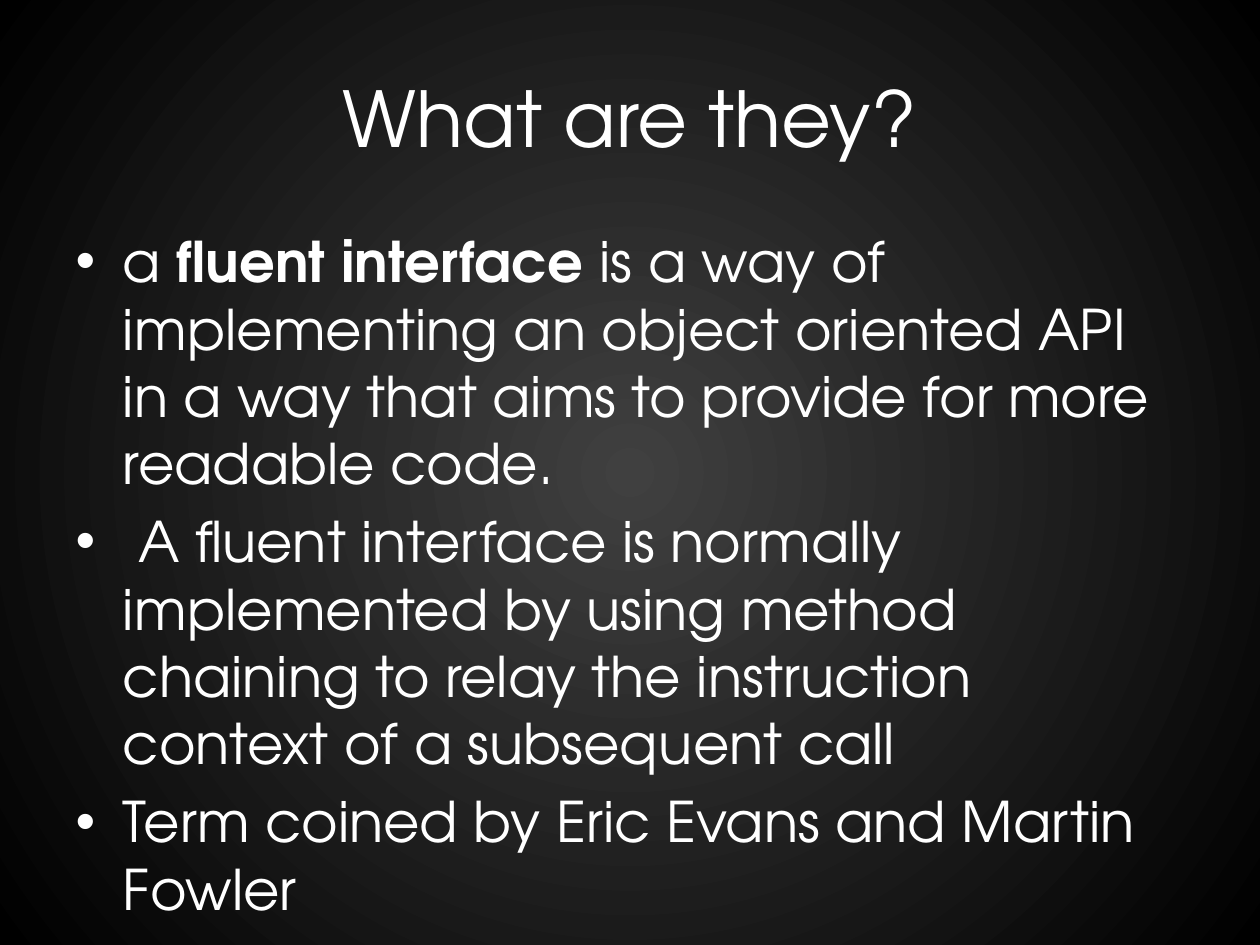
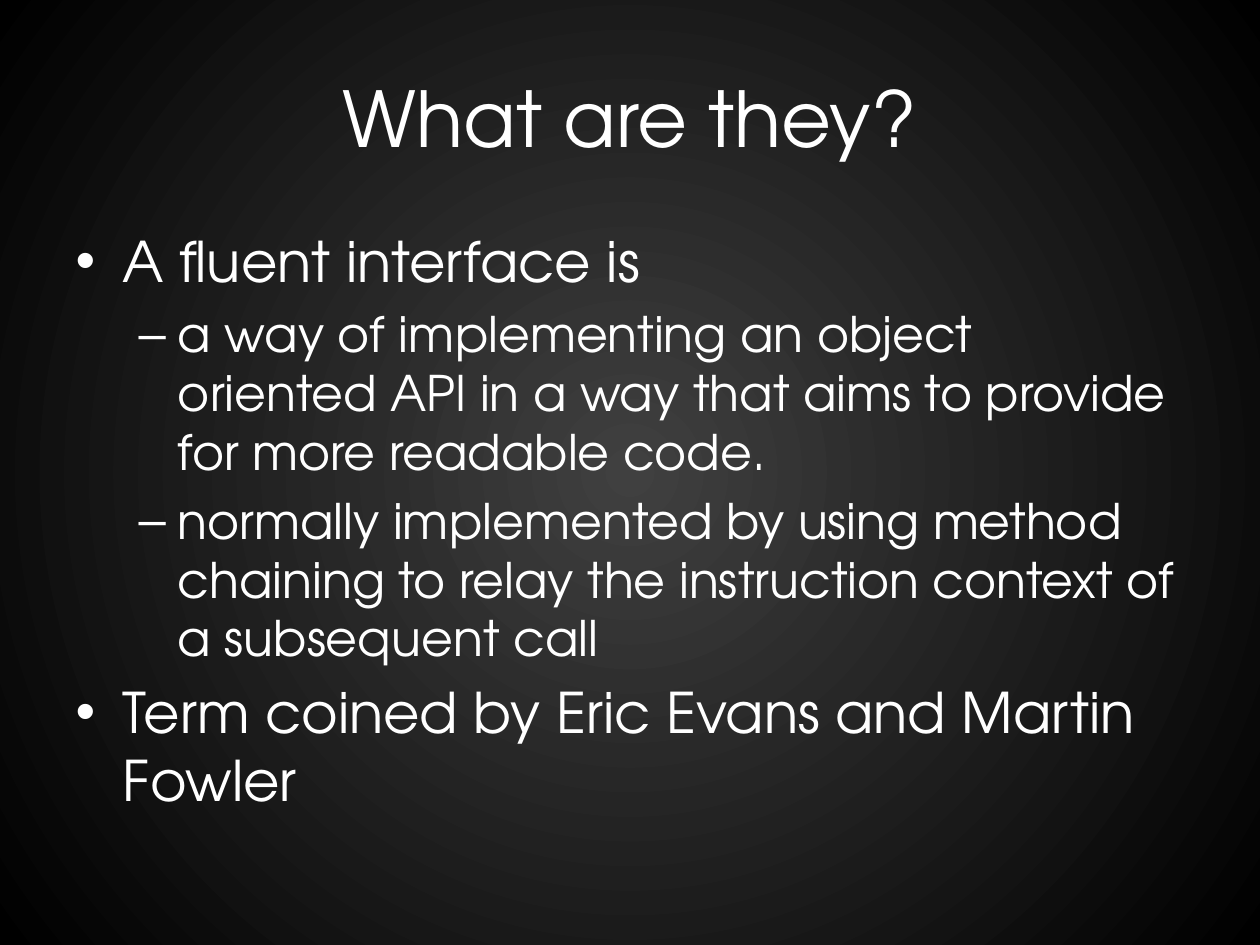
Before and after one commit to RookieOne/Evolve-Your-Code, a slide deck: slide 44 of EvolveYourCode.pptx (slide 23 before the commit). Drawn at 1260x945 pixels with LibreOffice and Linux fonts; fonts in the diff are those of the drawing. Boxes give left, top, right and bottom in pixels: in the first picture for what was removed or moved away, otherwise in the second. Text is boxed around its words. In the diff, an @@ line names an element or a change of style, - is before the commit and + after.

Commit message:
Final work for presentation

```diff
--- a/EvolveYourCode.pptx
+++ b/EvolveYourCode.pptx
@@ text at (x1=123, y1=240, x2=1173, y2=666): text changed; size 32 to 28 pt @@
-• a fluent interface is a way of implementing an object oriented API in a way that aims to provide for more readable code.
-• A fluent interface is normally implemented by using method chaining to relay the instruction context of a subsequent call
+• A fluent interface is
+  – a way of implementing an object oriented API in a way that aims to provide for more readable code.
+  – normally implemented by using method chaining to relay the instruction context of a subsequent call
```
Also in this commit, not shown: 24 other slides changed, 33 slides added, 12 slides removed, 34 other files.
